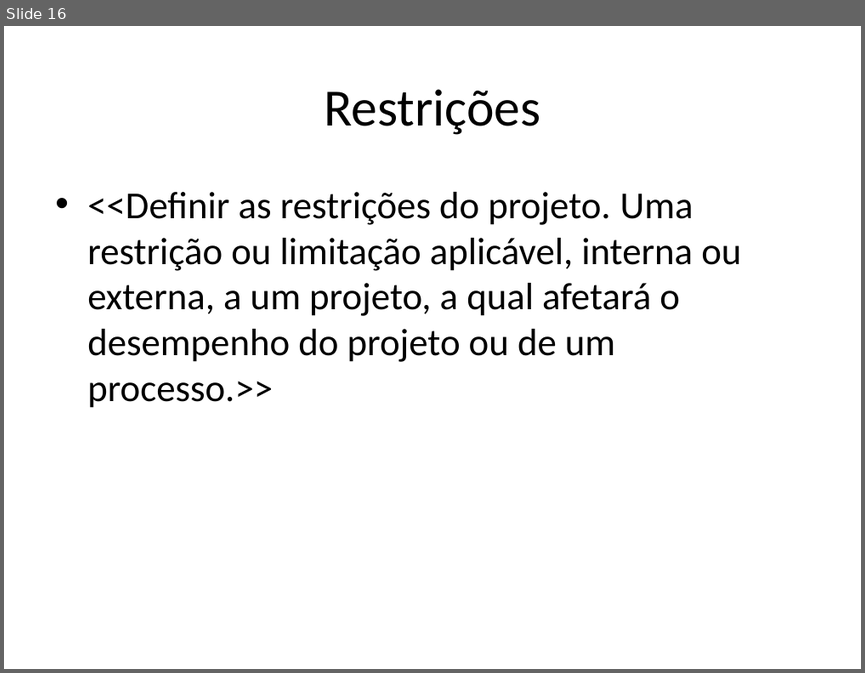
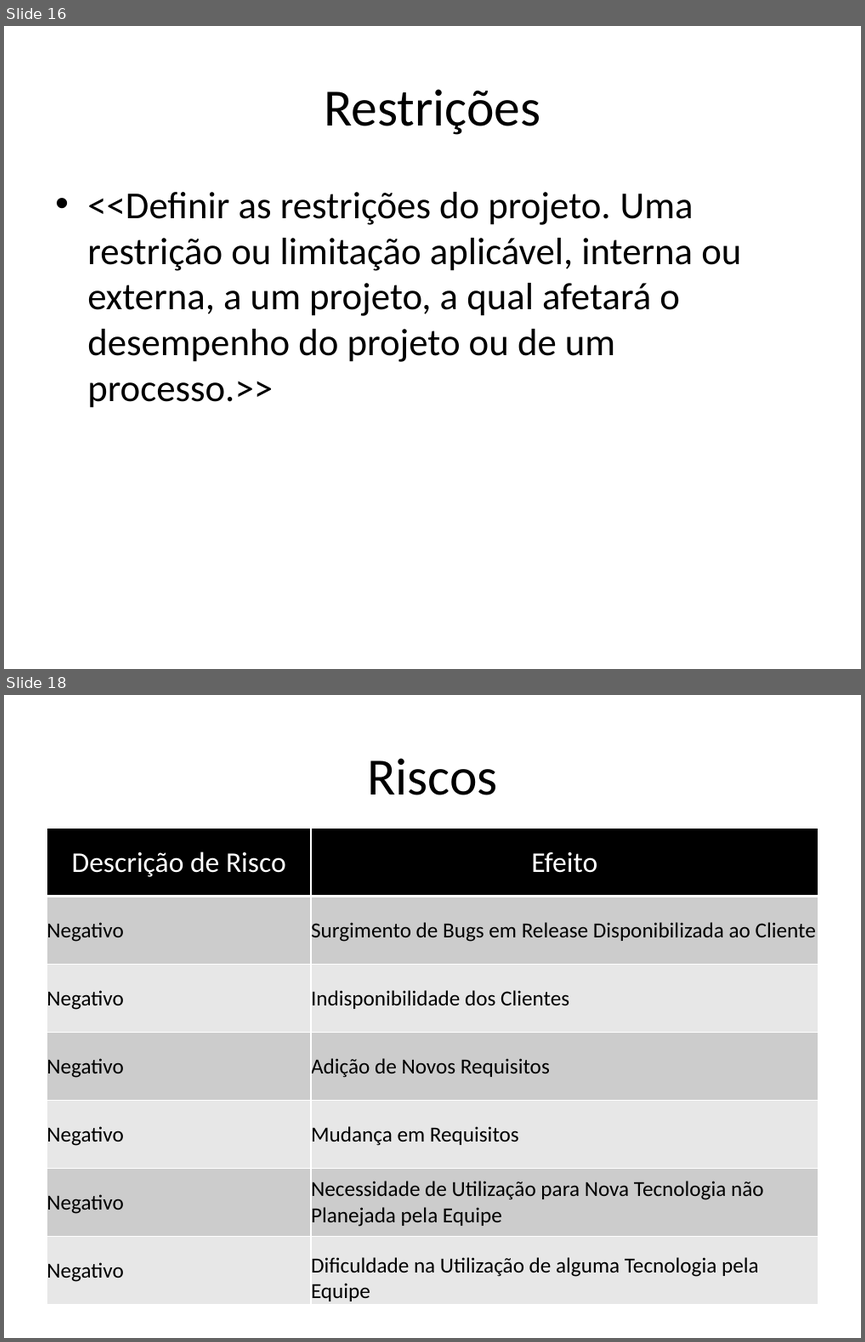
Before and after one commit to amslv/SIGEAS, a slide deck: 02-PROJETO-2015.2/01-GERENCIA DE PROJETO/PPJ-Plano de Projeto.pptx. Shown one above the other, each under a label of ours: slide 16 before the commit, slides 16 and 18 after it; the slides between them are not shown. The pictures are 865x673 and 865x1342 pixels, drawn with LibreOffice and Linux fonts; fonts in the diff are those of the drawing. Boxes give left, top, right and bottom in pixels: in the first picture for what was removed or moved away, otherwise in the second. Text is boxed around its words. In the diff, an @@ line names an element or a change of style, - is before the commit and + after.

```diff
--- a/02-PROJETO-2015.2/01-GERENCIA DE PROJETO/PPJ-Plano de Projeto.pptx
+++ b/02-PROJETO-2015.2/01-GERENCIA DE PROJETO/PPJ-Plano de Projeto.pptx
@@ slide 18 added at (4, 695, 861, 1338), background #FFFFFF @@
@@ title added at (367, 758, 498, 795), 44 pt, text #000000 @@
+Riscos
@@ table added at (46, 828, 818, 1304), 7 rows, 2 columns @@
+Descrição de Risco | Efeito
+Negativo | Surgimento de Bugs em Release Disponibilizada ao Cliente
+Negativo | Indisponibilidade dos Clientes
+Negativo | Adição de Novos Requisitos
+Negativo | Mudança em Requisitos
+Negativo | Necessidade de Utilização para Nova Tecnologia não Planejada pela Equipe
+Negativo | Dificuldade na Utilização de alguma Tecnologia pela Equipe
```
Also in this commit, not shown: 4 other slides added, 2 slides removed.
